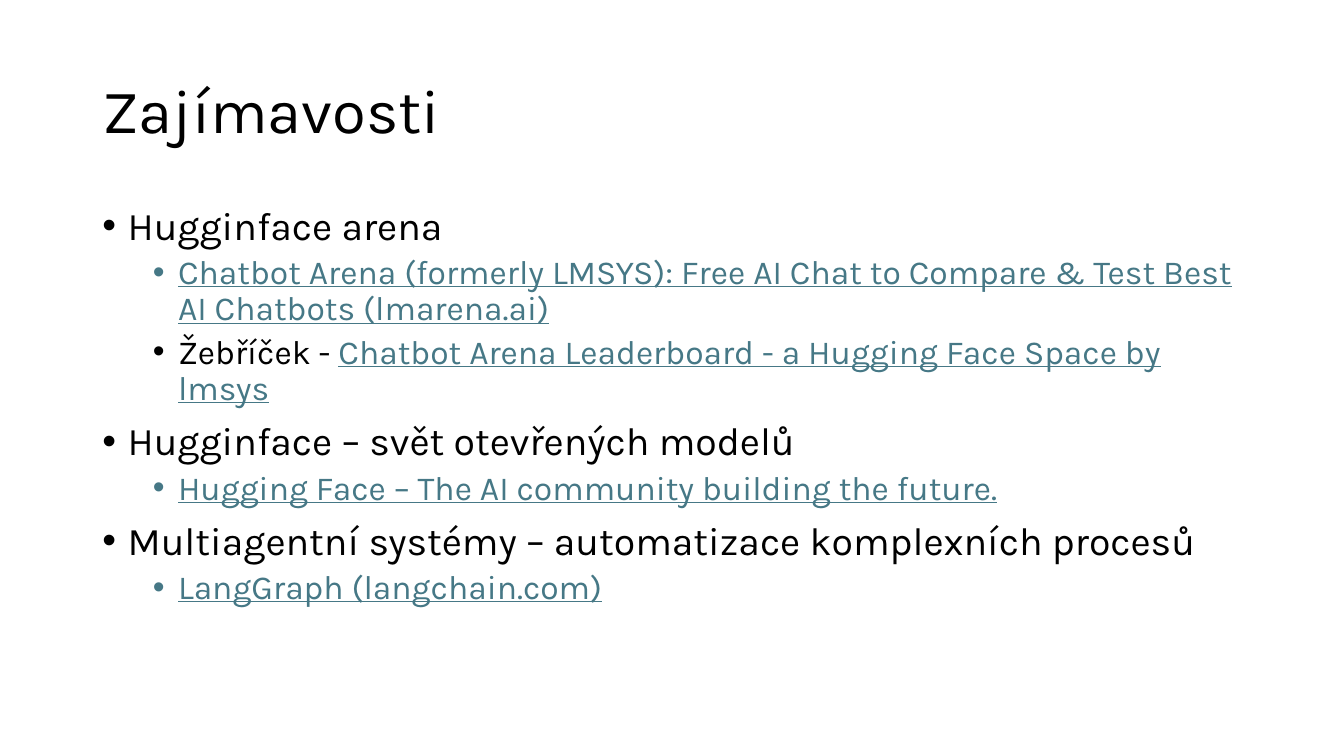
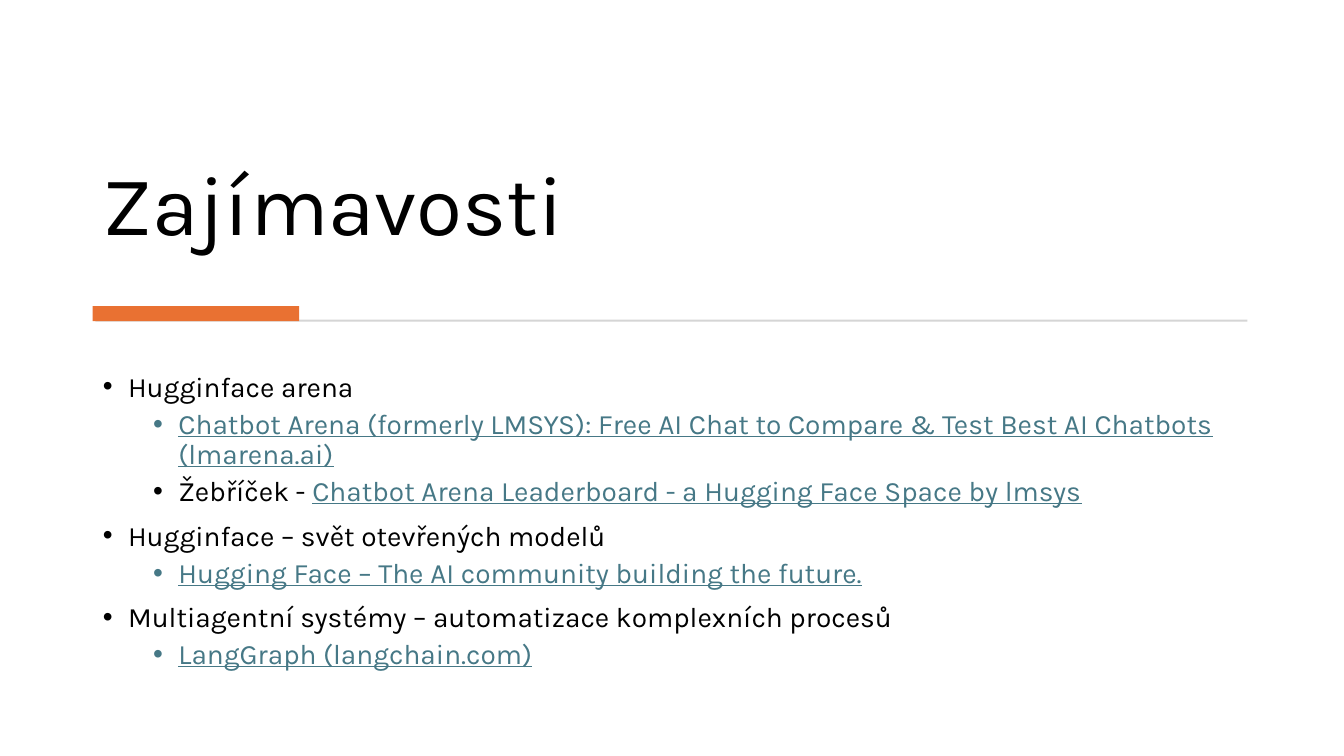
Before and after one commit to mvasinek/AI-ChainCamp, a slide deck: slide 20 of advanced/Technické dovednosti v AI.pptx (slide 17 before the commit). Drawn at 1344x756 pixels with LibreOffice and Linux fonts; fonts in the diff are those of the drawing. Boxes give left, top, right and bottom in pixels: in the first picture for what was removed or moved away, otherwise in the second. Text is boxed around its words. In the diff, an @@ line names an element or a change of style, - is before the commit and + after.

```diff
--- a/advanced/Technické dovednosti v AI.pptx
+++ b/advanced/Technické dovednosti v AI.pptx
@@ title "Zajímavosti" moved from (x1=102, y1=86, x2=440, y2=148) to (x1=103, y1=170, x2=564, y2=255) @@
@@ title "Zajímavosti" at (x1=103, y1=170, x2=564, y2=255): size 44 to 60 pt; vertical alignment middle to bottom @@
@@ rectangle added at (x1=93, y1=307, x2=299, y2=322), fill #E97132 @@
@@ rectangle added at (x1=96, y1=320, x2=1248, y2=322), fill #D5D5D5 @@
@@ text "Hugginface arena" moved from (x1=128, y1=213, x2=1231, y2=608) to (x1=128, y1=377, x2=1212, y2=671) @@
@@ text "Hugginface arena" at (x1=128, y1=377, x2=1212, y2=671): size 28 to 20 pt in "Hugginface arena", "Hugginface – svět otevřených modelů", "Multiagentní systémy – automatizace komplexních procesů"; size 24 to 20 pt in "Chatbot Arena (formerly LMSYS): Free AI Chat ...", "Žebříček - Chatbot Arena Leaderboard - a ...", "Hugging Face – The AI community building ...", "LangGraph (langchain.com)" @@
```
Also in this commit, not shown: 3 other slides changed, 3 slides added, 2 other files.
